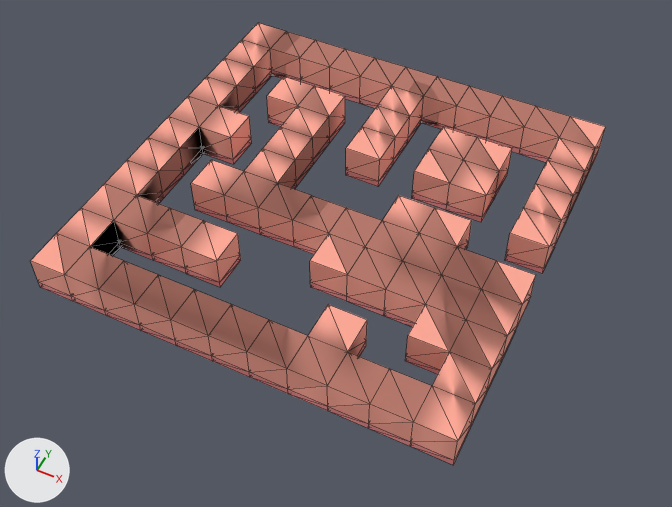
Two versions of the OBJ model assets/maps/rebuilt/map5.obj, one commit apart.
One viewpoint serves both versions: a 50 mm lens placed at (7.69, -15.47, 17.82), pointed at (0.45, -0.99, -0.27). The axes (+X, +Y, +Z) are drawn at lower left. The lights are the same throughout. Mesh edges are drawn as thin lines. Where no turn or scale is listed for an object, it has been applied to the vertices.

Names of what the first picture shows: 'map5'.
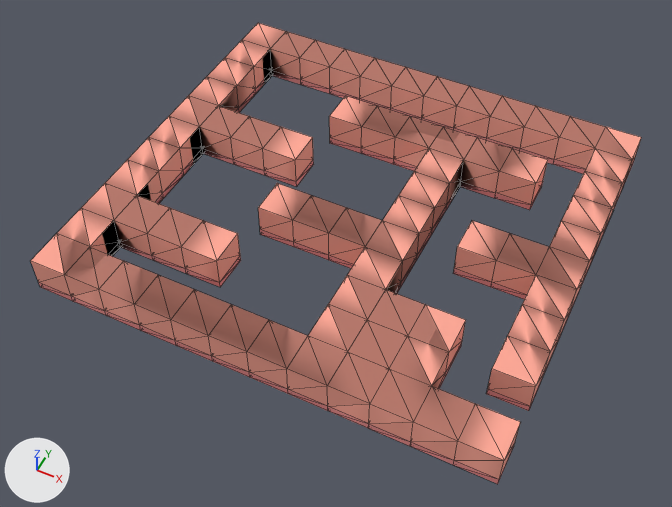
Boxes [x1, y1, x2, y2] around the edits, measured in the pictures (672 x 507 px):
'map5', reshaped (6% wider)
    before: [31, 23, 605, 465]
    after: [31, 23, 642, 484]
part 1 of me_map5, built on
    before: [403, 160, 561, 335]
    after: [454, 127, 642, 484]
part 2 of me_map5, deleted (pink)
    before: [267, 77, 395, 187]
part 3 of me_map5, deleted (pink)
    before: [191, 149, 277, 234]
part 4 of me_map5, deleted (pink)
    before: [310, 234, 347, 301]

The change, as a list of edits to the scene's bpy script:
```text
Change me_map5:
    used by ob_map5; location = (0.0, 0.0, 0.0)
    remove me_map5.from_pydata(...)  # 417 vertices, 1420 faces; spans x -5.5..5.5, y -5.5..5.5, z 0.0..1.0
    add me_map5.from_pydata(...)  # 408 vertices, 1380 faces; spans x -5.5..6.5, y -5.5..5.5, z 0.0..1.0
    me_map5 part 1: 12 vertices removed from x 3.5..4.5, y -1.5..1.5, z 0.0..1.0; 36 vertices added at x 6.5, y -5.5..5.5, z 0.0..1.0
    me_map5 part 2: 18 vertices removed from x -3.5..0.5, y 1.5..3.5, z 0.0..1.0
    me_map5 part 3: 12 vertices removed from x -3.5..-2.5, y -1.5..-0.5, z 0.0..1.0
    me_map5 part 4: 3 vertices removed from x 0.5, y -2.5, z 0.0..1.0
```
